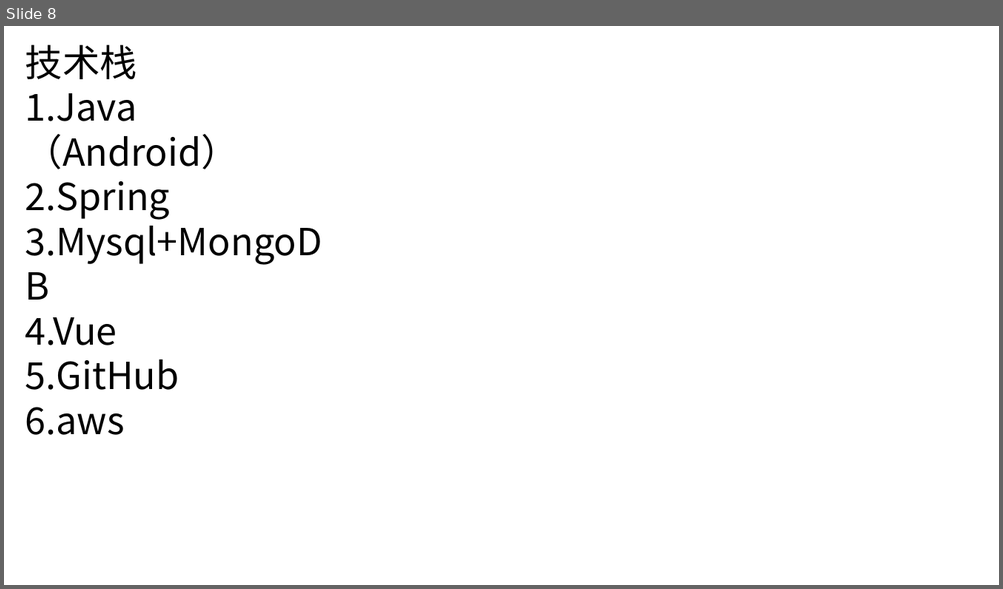
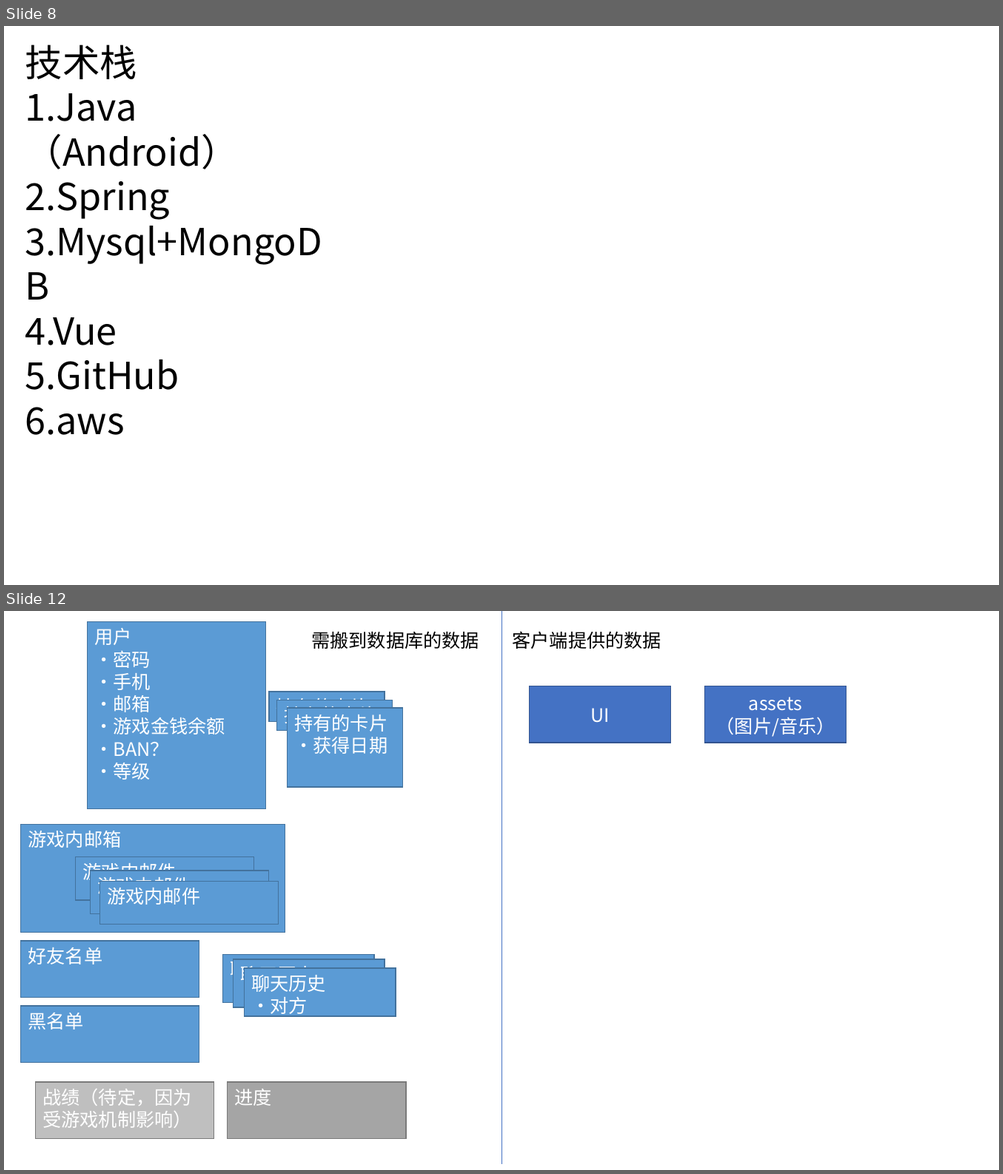
Before and after one commit to bluelaserpointer/CardGame, a slide deck: plan/抽卡手游.pptx. Shown one above the other, each under a label of ours: slide 8 before the commit, slides 8 and 12 after it; the slides between them are not shown. The pictures are 1003x589 and 1003x1174 pixels, drawn with LibreOffice and Linux fonts; fonts in the diff are those of the drawing. Boxes give left, top, right and bottom in pixels: in the first picture for what was removed or moved away, otherwise in the second. Text is boxed around its words. In the diff, an @@ line names an element or a change of style, - is before the commit and + after.

```diff
--- a/plan/抽卡手游.pptx
+++ b/plan/抽卡手游.pptx
@@ slide 12 added at bbox=[4, 611, 999, 1170], background #FFFFFF @@
@@ rectangle added at bbox=[88, 622, 266, 809], fill #5B9BD5, outline #43739E 1 pt, 18 pt, text #FFFFFF @@
+用户
+·密码
+·手机
+·邮箱
+·游戏金钱余额
+·BAN？
+·等级
@@ text added at bbox=[311, 631, 479, 649], 18 pt, text #000000 @@
+需搬到数据库的数据
@@ line added from (502, 611) to (502, 1165), #4472C4 0.5 pt @@
@@ text added at bbox=[512, 631, 661, 649], 18 pt, text #000000 @@
+客户端提供的数据
@@ rectangle added at bbox=[269, 692, 384, 721], fill #5B9BD5, outline #43739E 1 pt, 18 pt, text #FFFFFF @@
+持有的卡片
@@ rectangle added at bbox=[529, 686, 671, 743], fill #4472C4, outline #325491 1 pt, 18 pt, text #FFFFFF @@
+UI
@@ rectangle added at bbox=[705, 686, 846, 743], fill #4472C4, outline #325491 1 pt, 18 pt, text #FFFFFF @@
+assets
+（图片/音乐）
@@ rectangle added at bbox=[277, 701, 392, 730], fill #5B9BD5, outline #43739E 1 pt, 18 pt, text #FFFFFF @@
+持有的卡片
@@ rectangle added at bbox=[287, 708, 402, 787], fill #5B9BD5, outline #43739E 1 pt, 18 pt, text #FFFFFF @@
+持有的卡片
+·获得日期
@@ rectangle added at bbox=[20, 824, 284, 933], fill #5B9BD5, outline #43739E 1 pt, 18 pt, text #FFFFFF @@
+游戏内邮箱
@@ rectangle added at bbox=[76, 857, 254, 900], fill #5B9BD5, outline #43739E 1 pt, 18 pt, text #FFFFFF @@
+游戏内邮件
@@ rectangle added at bbox=[91, 871, 269, 914], fill #5B9BD5, outline #43739E 1 pt, 18 pt, text #FFFFFF @@
+游戏内邮件
@@ rectangle added at bbox=[99, 882, 278, 925], fill #5B9BD5, outline #43739E 1 pt, 18 pt, text #FFFFFF @@
+游戏内邮件
@@ rectangle added at bbox=[20, 942, 199, 998], fill #5B9BD5, outline #43739E 1 pt, 18 pt, text #FFFFFF @@
+好友名单
@@ rectangle added at bbox=[222, 955, 374, 1002], fill #5B9BD5, outline #43739E 1 pt, 18 pt, text #FFFFFF @@
+聊天历史
+·对方
@@ rectangle added at bbox=[233, 960, 384, 1007], fill #5B9BD5, outline #43739E 1 pt, 18 pt, text #FFFFFF @@
+聊天历史
+·对方
@@ rectangle added at bbox=[244, 968, 395, 1016], fill #5B9BD5, outline #43739E 1 pt, 18 pt, text #FFFFFF @@
+聊天历史
+·对方
@@ rectangle added at bbox=[20, 1006, 199, 1063], fill #5B9BD5, outline #43739E 1 pt, 18 pt, text #FFFFFF @@
+黑名单
@@ rectangle added at bbox=[35, 1082, 213, 1139], fill #BFBFBF, outline #7A7A7A 1 pt, 18 pt, text #FFFFFF @@
+战绩（待定，因为受游戏机制影响）
@@ rectangle added at bbox=[227, 1082, 405, 1139], fill #A5A5A5, outline #7A7A7A 1 pt, 18 pt, text #FFFFFF @@
+进度
```
Also in this commit, not shown: 4 other slides added.
